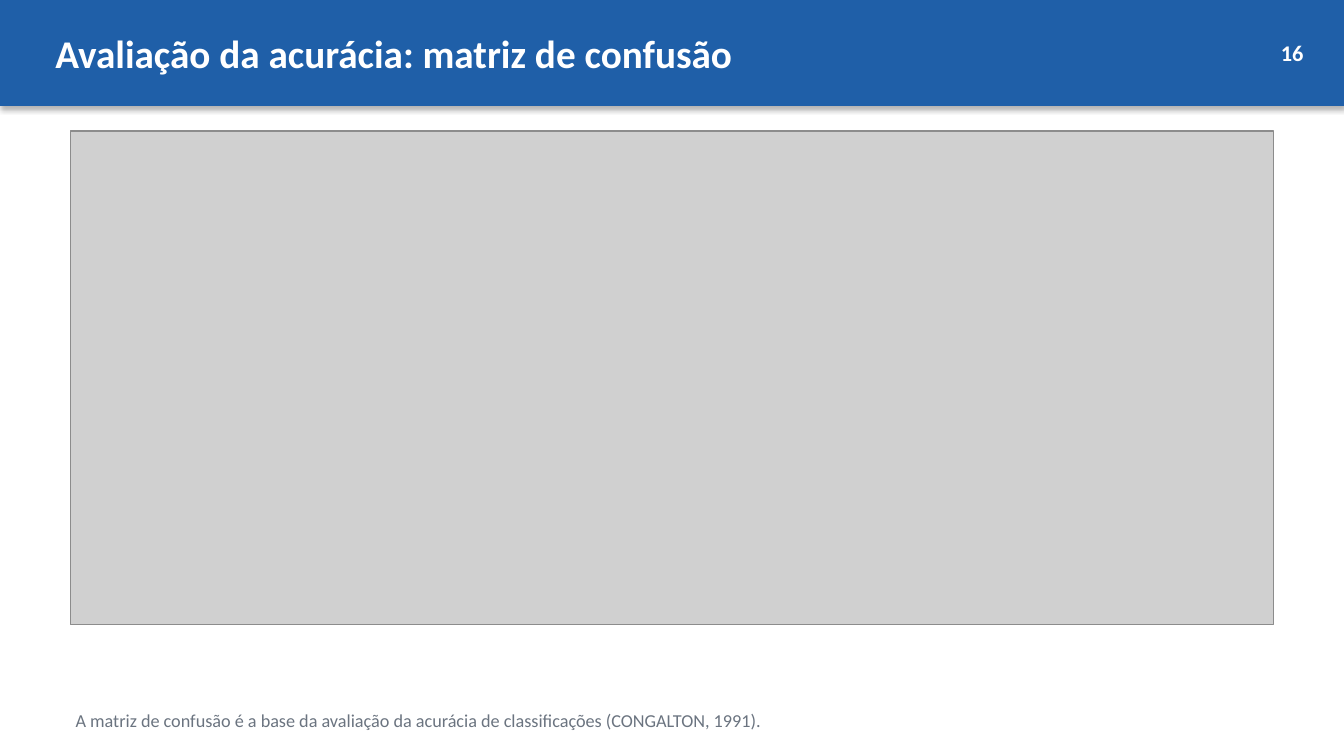
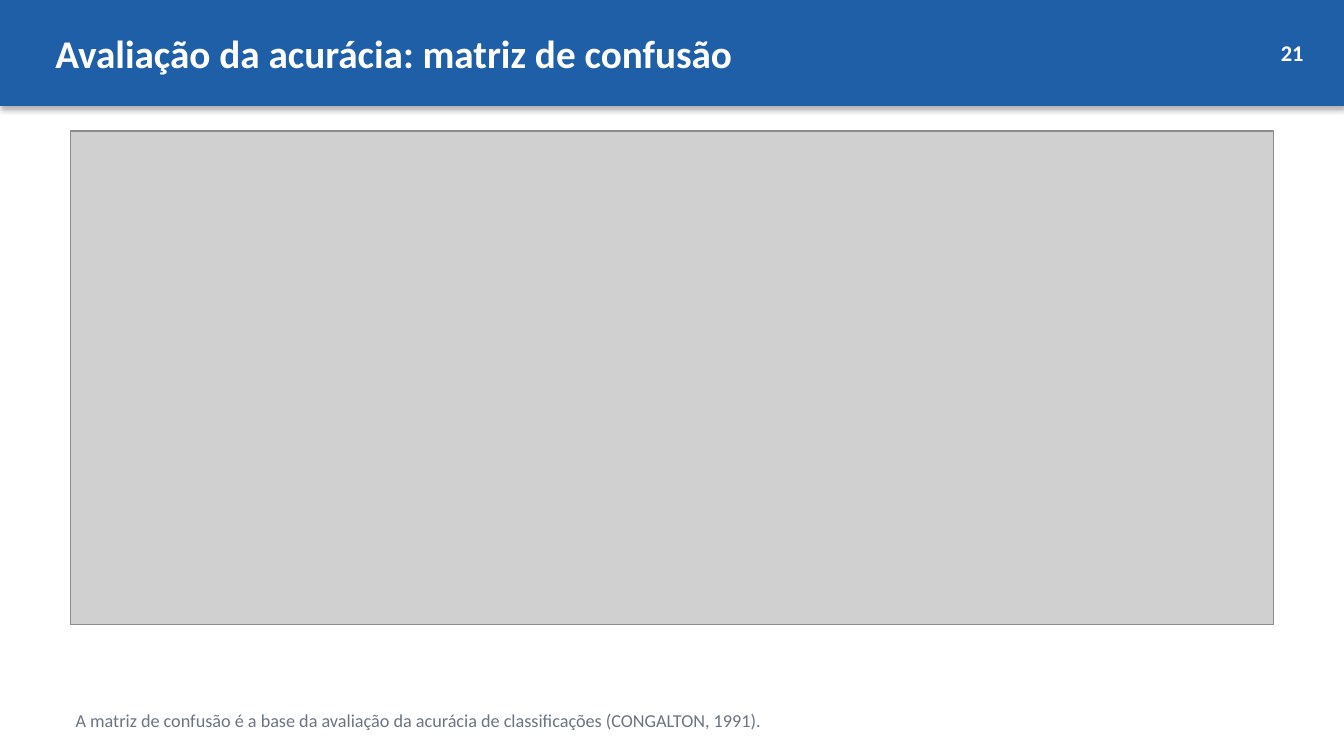
Before and after one commit to hatanpinheiro/hatanpinheiro.github.io, a slide deck: slide 21 of aula/classificacao/slides/Aula2_Classificacao.pptx (slide 16 before the commit). Drawn at 1344x756 pixels with LibreOffice and Linux fonts; fonts in the diff are those of the drawing; grey boxes stand for pictures. Boxes give left, top, right and bottom in pixels: in the first picture for what was removed or moved away, otherwise in the second. Text is boxed around its words. In the diff, an @@ line names an element or a change of style, - is before the commit and + after.

```diff
--- a/aula/classificacao/slides/Aula2_Classificacao.pptx
+++ b/aula/classificacao/slides/Aula2_Classificacao.pptx
@@ text at <box>1281,46,1304,61</box>: text changed @@
-16
+21
```
Also in this commit, not shown: 13 other slides changed, 5 slides added, 4 other files.
